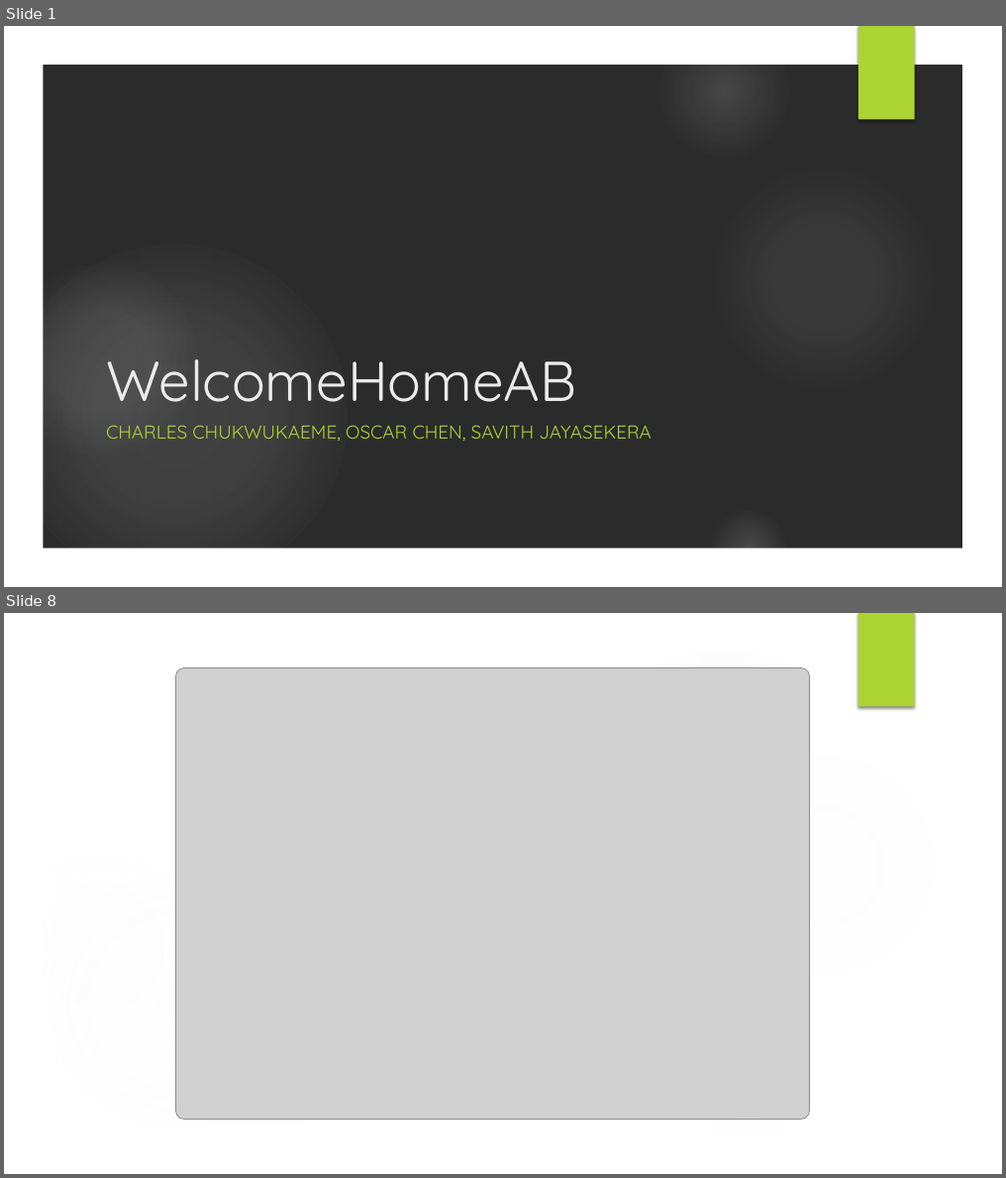
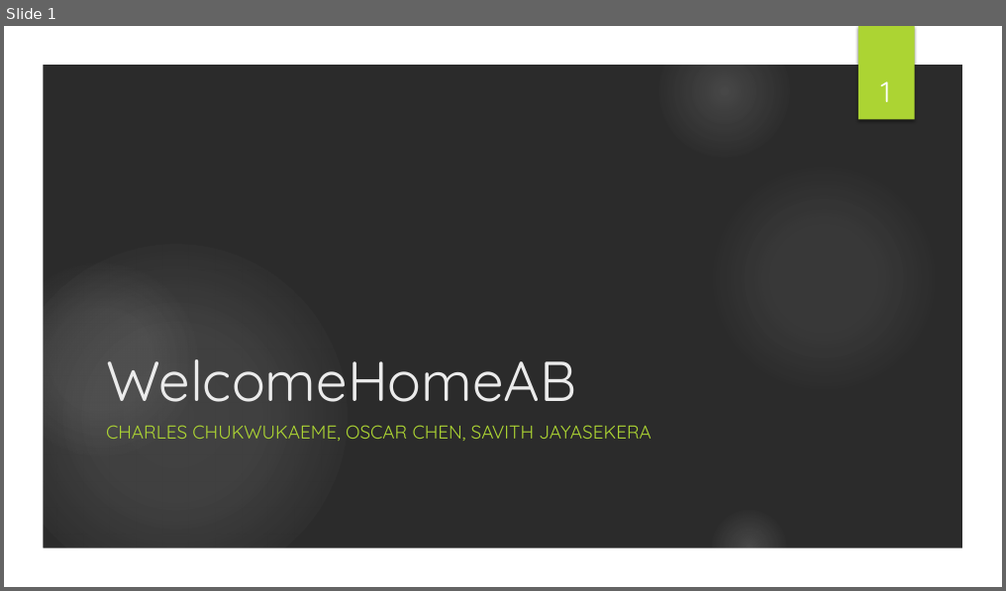
Before and after one commit to savithcj/HouseListingAB, a slide deck: Presentation/WelcomeHomeAB.pptx. Shown one above the other, each under a label of ours: slides 1 and 8 before the commit, slide 1 after it; the slides between them are not shown. The pictures are 1006x1178 and 1006x591 pixels, drawn with LibreOffice and Linux fonts; fonts in the diff are those of the drawing; grey boxes stand for pictures; background and template pictures are left out; a plain dark background stands for a picture behind light text. Boxes give left, top, right and bottom in pixels: in the first picture for what was removed or moved away, otherwise in the second. Text is boxed around its words. In the diff, an @@ line names an element or a change of style, - is before the commit and + after.

```diff
--- a/Presentation/WelcomeHomeAB.pptx
+++ b/Presentation/WelcomeHomeAB.pptx
@@ slide 8 removed at <box>4,613,1002,1174</box>, background picture (left out); not listed: 5 template elements that a slide beside it also shows @@
@@ group removed at <box>4,613,1002,1174</box>: 5 ellipses, 1 freeform shape @@
@@ rectangle removed at <box>858,613,915,707</box> @@
@@ picture removed at <box>176,667,810,1119</box> @@
@@ freeform shape removed at <box>698,738,971,819</box> @@
@@ freeform shape removed at <box>42,765,964,1137</box> @@
@@ slide 1 changed as well @@
@@ page number added at <box>881,81,891,102</box>, 28 pt, text #FFFFFF @@
+1
```
Also in this commit, not shown: 4 other slides changed, 2 slides added, 2 other slides removed, 1 other file.
